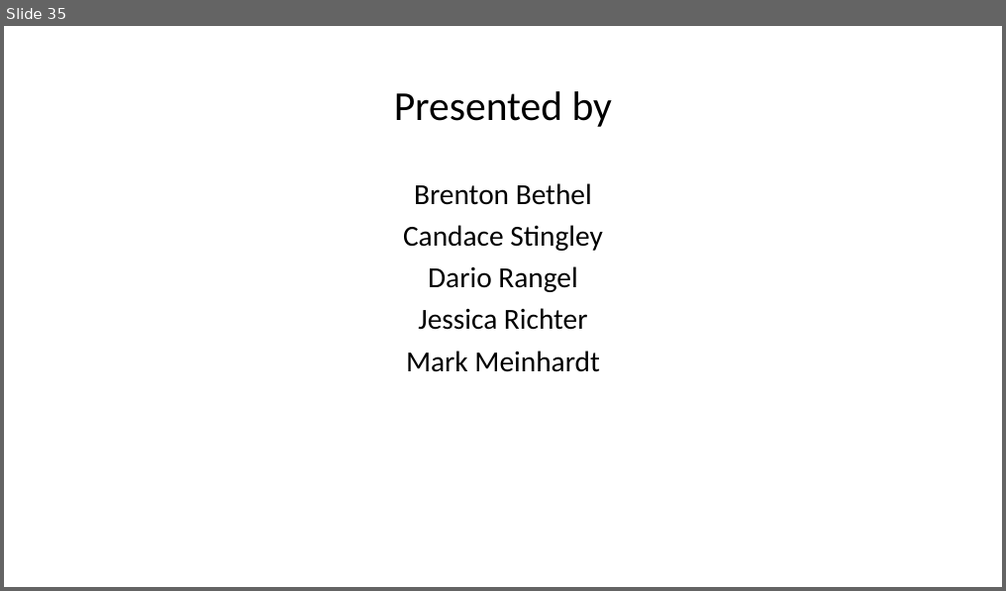
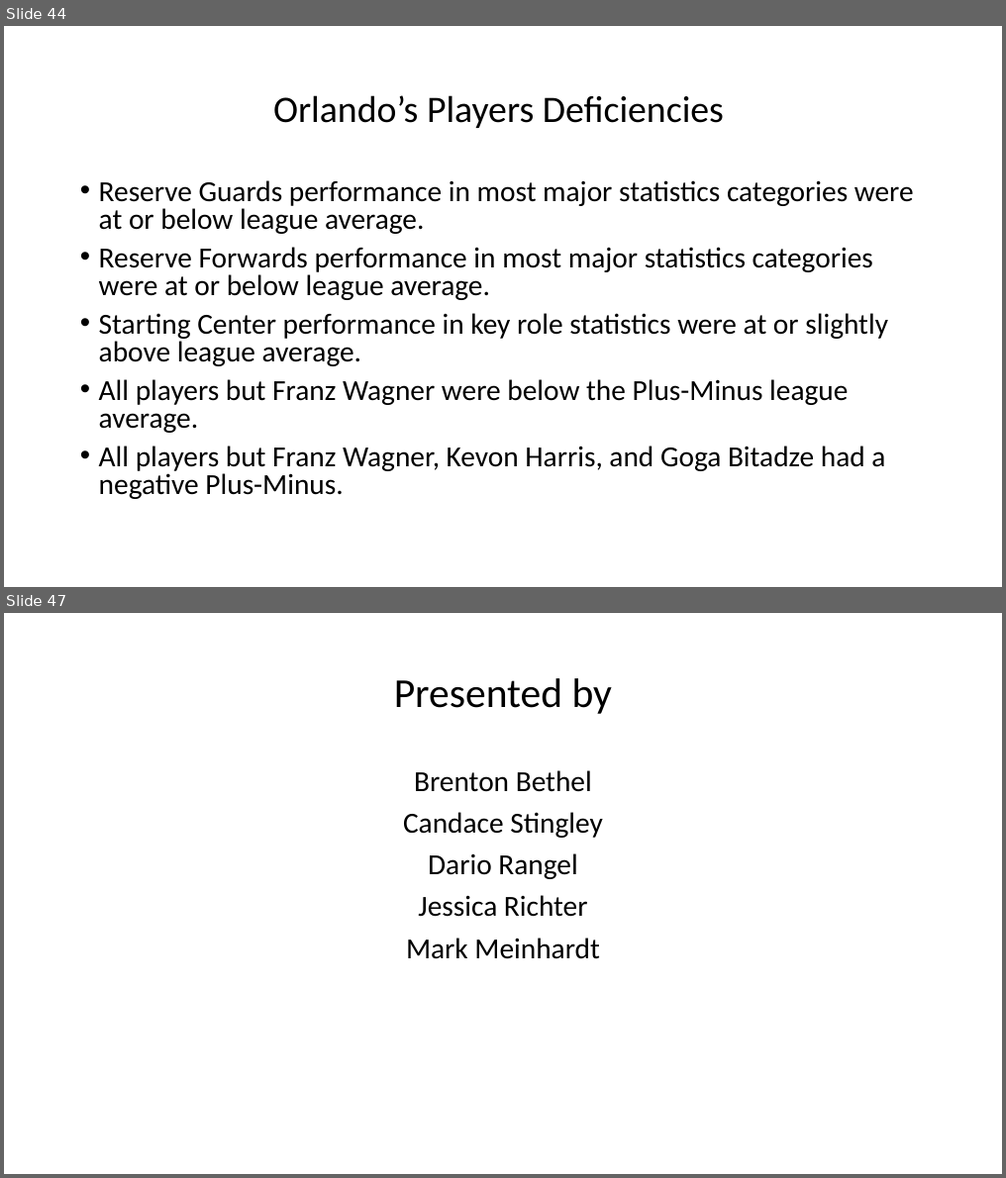
Before and after one commit to CandaceDoesData/Group_Project_1, a slide deck: NBA.pptx. Shown one above the other, each under a label of ours: slide 35 before the commit, slides 44 and 47 after it; the slides between them are not shown. The pictures are 1006x591 and 1006x1178 pixels, drawn with LibreOffice and Linux fonts; fonts in the diff are those of the drawing. Boxes give left, top, right and bottom in pixels: in the first picture for what was removed or moved away, otherwise in the second. Text is boxed around its words. In the diff, an @@ line names an element or a change of style, - is before the commit and + after.

```diff
--- a/NBA.pptx
+++ b/NBA.pptx
@@ slide 44 added at (4,26,1002,587), background #FFFFFF @@
@@ title added at (273,95,724,128), 36 pt, text #000000 @@
+Orlando’s Players Deficiencies
@@ text added at (99,180,914,499), 28 pt, text #000000 @@
+• Reserve Guards performance in most major statistics categories were at or below league average.
+• Reserve Forwards performance in most major statistics categories were at or below league average.
+• Starting Center performance in key role statistics were at or slightly above league average.
+• All players but Franz Wagner were below the Plus-Minus league average.
+• All players but Franz Wagner, Kevon Harris, and Goga Bitadze had a negative Plus-Minus.
@@ what was slide 35 is now slide 47 @@
```
Also in this commit, not shown: 9 slides changed, 16 other slides added, 5 slides removed, 1 other file.
